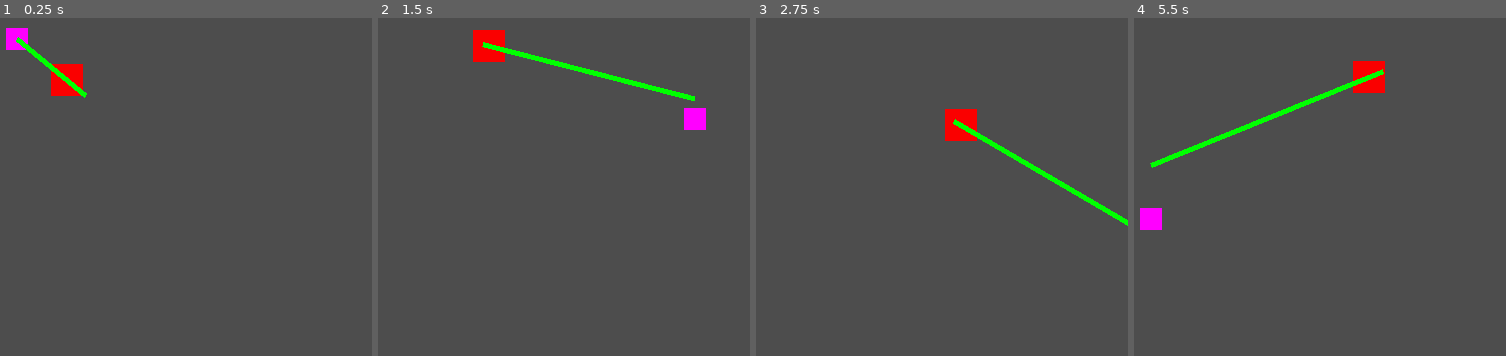
Above: before the commit, frames 1-4 (left to right).
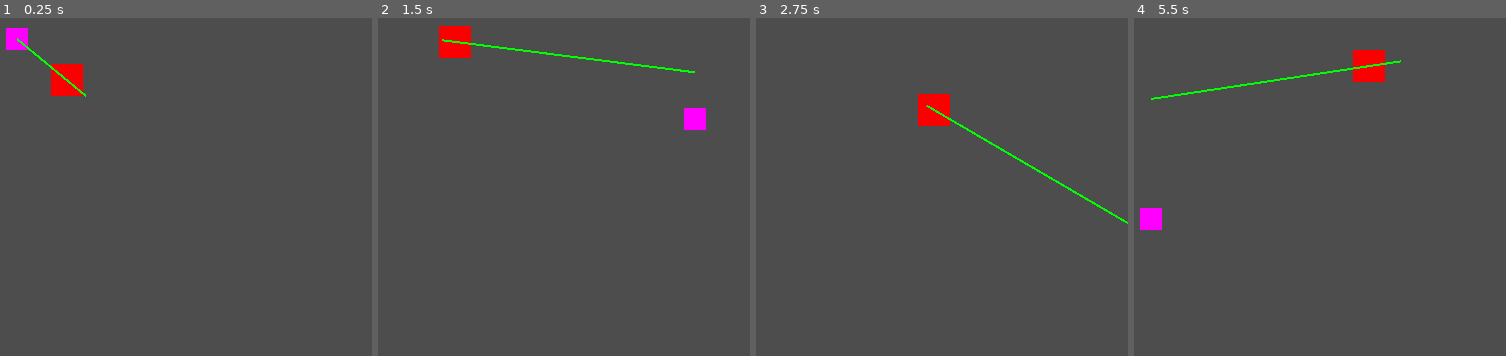
Above: after the commit, the same moments.

Repository: Simplexeon/BetterGodotNavigation
Game: Godot game, scene res://main.tscn
Same seed, same stepped clock (60 frames per second), same inputs: the game is played once before the commit and once after it.
Inputs:
- Up to frame 1 (0.25 s): no input
- Up to frame 2 (1.5 s): hold Right (ui_right) 0.53-1.28 s; hold Down (ui_down) from 1.28 s (still down)
- Up to frame 3 (2.75 s): release Down (ui_down) at 2.03 s; hold Right (ui_right) from 2.03 s (still down)
- Up to frame 4 (5.5 s): release Right (ui_right) at 2.78 s; hold Up (ui_up) 2.78-3.53 s; hold Left (ui_left) 3.53-5.03 s; hold Down (ui_down) from 5.03 s (still down)

The runs differ from the first frame. In frame 1, 0.2% of the frame differs, in the area x 4-24%, y 5-24%; in frame 2, 2.7%, in the area x 16-86%, y 2-25%; in frame 3, 1.9%; in frame 4, 1.9%.

Commit message:
Recategorized tolerances

Diff:
--- a/PathfindingEnemy.gd
+++ b/PathfindingEnemy.gd
@@ -5,8 +5,12 @@
 @export var speed : float;
 
 # Navigation parameters
-@export var target_leniency : float;
-@export var path_point_leniency : float;
+## The allowed distance between the final destination and the intended destination.
+@export var target_tolerance : float;
+## The distance that the target point can move before recalulating the whole path.
+@export var recalculation_tolerance : float;
+## The distance that the unit can be away each point on the path.
+@export var path_point_tolerance : float;
 
 # Debug line
 @export var line : Line2D;
@@ -27,8 +31,8 @@
 	# Change path if the position is very different
 	var current_target_position : Vector2 = target.global_position;
 
-	# Check if target is within leniency
-	if((target_position - current_target_position).length() > target_leniency):
+	# Check if target is within tolerance
+	if((target_position - current_target_position).length() > recalculation_tolerance):
 		target_position = current_target_position;
 		current_path = create_path_to(target_position);
 
@@ -44,7 +48,7 @@
 	global_position += speed * move_dir * delta;
 
 	# Check if close to path point position
-	if(relative_target_point_pos.length() < path_point_leniency):
+	if(relative_target_point_pos.length() < path_point_tolerance):
 		current_path_point += 1;
 
 	# Reset movement direction
--- a/main.tscn
+++ b/main.tscn
@@ -24,8 +24,9 @@
 script = ExtResource("2_x4ka4")
 target = NodePath("../TargetPoint")
 speed = 100.0
-target_leniency = 64.0
-path_point_leniency = 5.0
+target_tolerance = 5.0
+recalculation_tolerance = 150.0
+path_point_tolerance = 5.0
 line = NodePath("../Line2D")
 
 [node name="CollisionShape2D" type="CollisionShape2D" parent="PathfindingEnemy"]
@@ -37,7 +38,7 @@
 texture = SubResource("PlaceholderTexture2D_ak7aj")
 
 [node name="Line2D" type="Line2D" parent="."]
-width = 5.0
+width = 2.0
 default_color = Color(0, 1, 0, 1)
 joint_mode = 2
 antialiased = true
